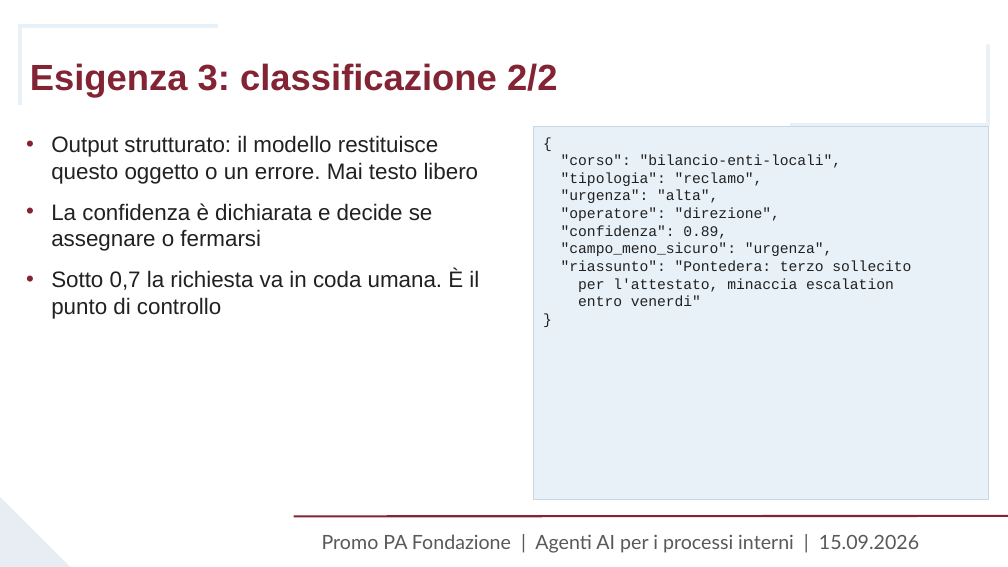
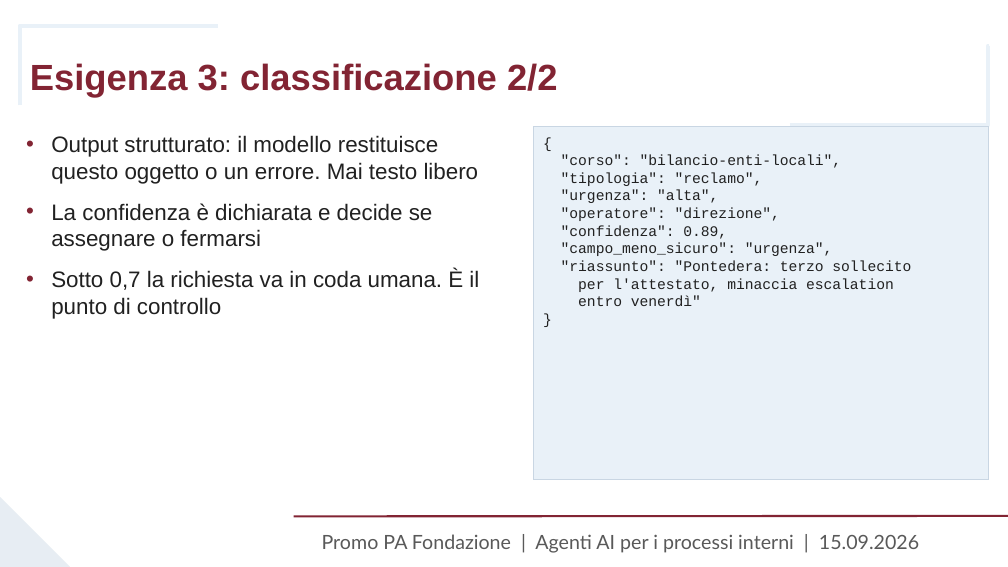
Before and after one commit to fabsilvestri/promopa-agenti-ai, a slide deck: slide 18 of slides/Lezione_15_settembre_Agenti_AI_PromoPA.pptx. Drawn at 1008x567 pixels with LibreOffice and Linux fonts; fonts in the diff are those of the drawing; background and template pictures are left out. Boxes give left, top, right and bottom in pixels: in the first picture for what was removed or moved away, otherwise in the second. Text is boxed around its words. In the diff, an @@ line names an element or a change of style, - is before the commit and + after.

```diff
--- a/slides/Lezione_15_settembre_Agenti_AI_PromoPA.pptx
+++ b/slides/Lezione_15_settembre_Agenti_AI_PromoPA.pptx
@@ rectangle "{": place and size @@
-rectangle "{" at [533,127,988,500]
+rectangle "{" at [533,127,988,480]
```
Also in this commit, not shown: 5 other slides changed, 2 other files.
